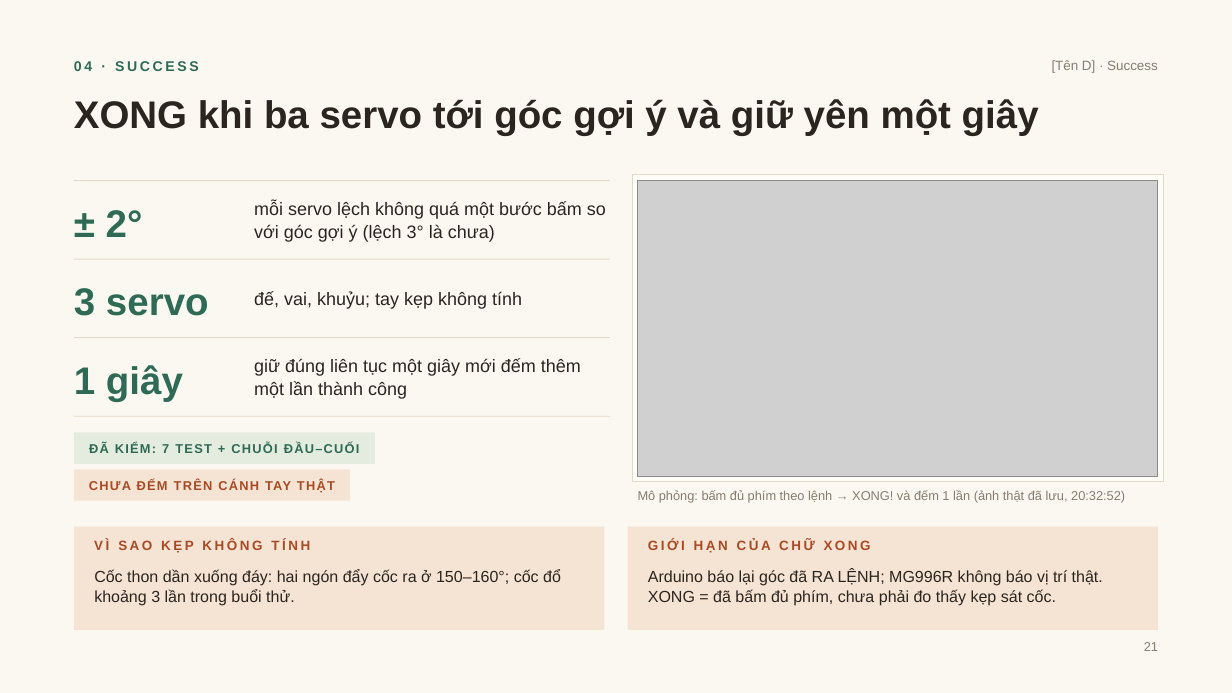
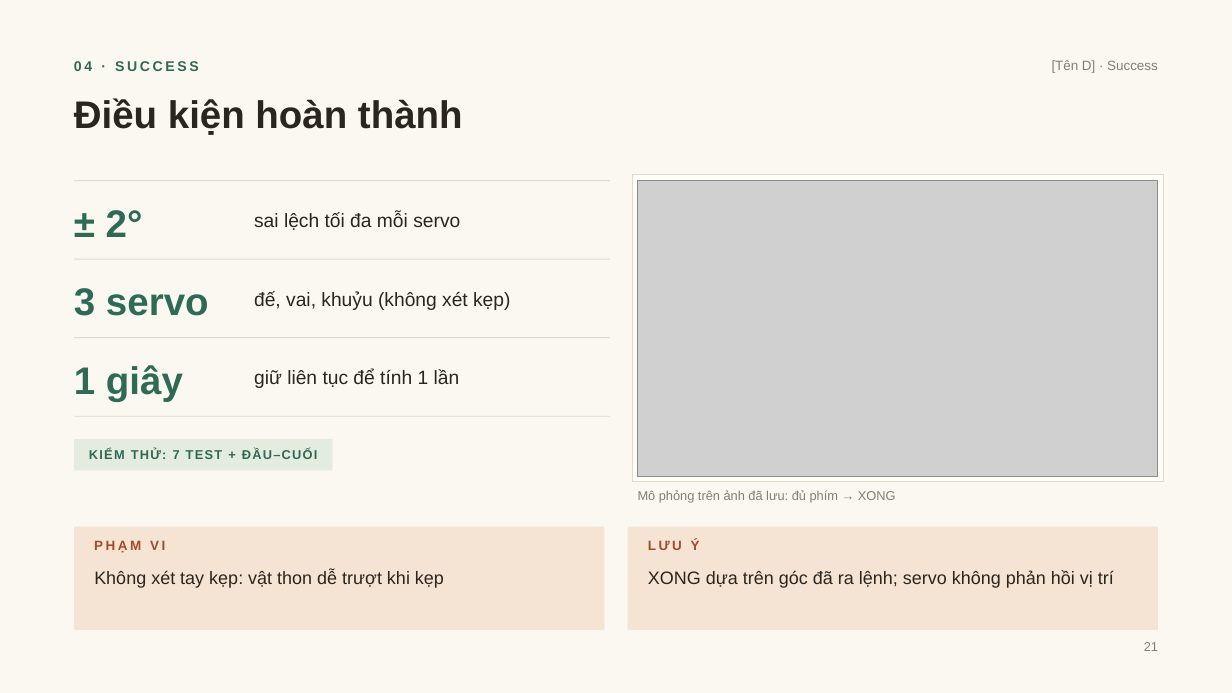
Before and after one commit to DuongNAD/Project_IoT, a slide deck: slide 21 of slides/Project_IoT_ThuyetTrinh.pptx. Drawn at 1232x693 pixels with LibreOffice and Linux fonts; fonts in the diff are those of the drawing; grey boxes stand for pictures. Boxes give left, top, right and bottom in pixels: in the first picture for what was removed or moved away, otherwise in the second. Text is boxed around its words. In the diff, an @@ line names an element or a change of style, - is before the commit and + after.

```diff
--- a/slides/Project_IoT_ThuyetTrinh.pptx
+++ b/slides/Project_IoT_ThuyetTrinh.pptx
@@ text at <box>74,98,463,135</box>: text changed @@
-XONG khi ba servo tới góc gợi ý và giữ yên một giây
+Điều kiện hoàn thành
@@ text at <box>254,212,460,230</box>: text changed; size 14 to 15 pt @@
-mỗi servo lệch không quá một bước bấm so với góc gợi ý (lệch 3° là chưa)
+sai lệch tối đa mỗi servo
@@ text at <box>254,291,510,310</box>: text changed; size 14 to 15 pt @@
-đế, vai, khuỷu; tay kẹp không tính
+đế, vai, khuỷu (không xét kẹp)
@@ text at <box>254,369,460,388</box>: text changed; size 14 to 15 pt @@
-giữ đúng liên tục một giây mới đếm thêm một lần thành công
+giữ liên tục để tính 1 lần
@@ rectangle "KIỂM THỬ: 7 TEST + ...": place and size @@
-rectangle "KIỂM THỬ: 7 TEST + ..." at <box>74,433,375,464</box>
+rectangle "KIỂM THỬ: 7 TEST + ..." at <box>74,439,333,470</box>
@@ text in rectangle at <box>89,449,318,459</box>: text changed @@
-ĐÃ KIỂM: 7 TEST + CHUỖI ĐẦU–CUỐI
+KIỂM THỬ: 7 TEST + ĐẦU–CUỐI
@@ rectangle removed at <box>74,470,350,501</box> @@
-CHƯA ĐẾM TRÊN CÁNH TAY THẬT
@@ text at <box>638,490,896,503</box>: text changed @@
-Mô phỏng: bấm đủ phím theo lệnh → XONG! và đếm 1 lần (ảnh thật đã lưu, 20:32:52)
+Mô phỏng trên ảnh đã lưu: đủ phím → XONG
@@ text at <box>94,540,165,553</box>: text changed @@
-VÌ SAO KẸP KHÔNG TÍNH
+PHẠM VI
@@ text at <box>648,540,700,550</box>: text changed @@
-GIỚI HẠN CỦA CHỮ XONG
+LƯU Ý
@@ text at <box>94,570,444,588</box>: text changed; size 12.5 to 14 pt @@
-Cốc thon dần xuống đáy: hai ngón đẩy cốc ra ở 150–160°; cốc đổ khoảng 3 lần trong buổi thử.
+Không xét tay kẹp: vật thon dễ trượt khi kẹp
@@ text at <box>648,570,1114,588</box>: text changed; size 12.5 to 14 pt @@
-Arduino báo lại góc đã RA LỆNH; MG996R không báo vị trí thật. XONG = đã bấm đủ phím, chưa phải đo thấy kẹp sát cốc.
+XONG dựa trên góc đã ra lệnh; servo không phản hồi vị trí
```
Also in this commit, not shown: 24 other slides changed, 28 other files.
